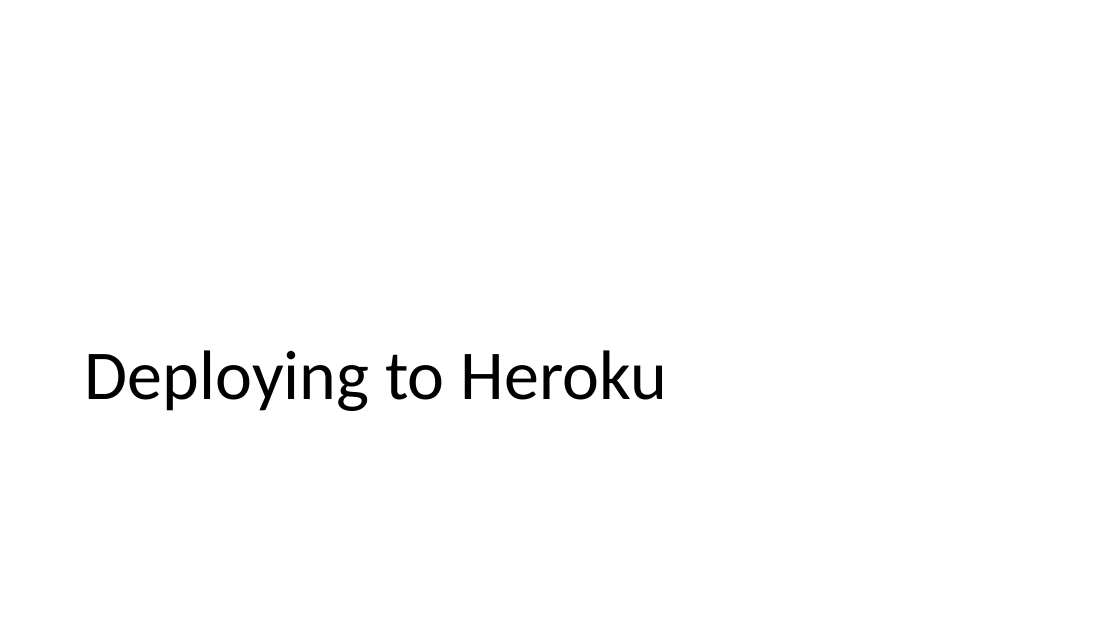
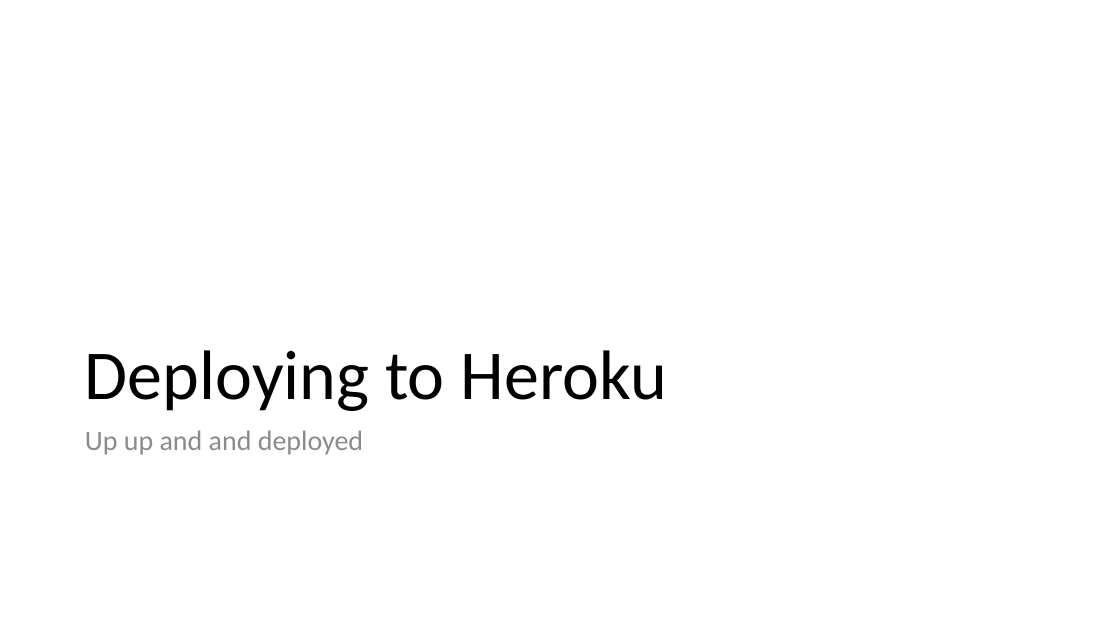
Before and after one commit to aibolit/SixOneFourEight, a slide deck: slide 21 of Presentation.pptx. Drawn at 1120x630 pixels with LibreOffice and Linux fonts; fonts in the diff are those of the drawing. Boxes give left, top, right and bottom in pixels: in the first picture for what was removed or moved away, otherwise in the second. Text is boxed around its words. In the diff, an @@ line names an element or a change of style, - is before the commit and + after.

```diff
--- a/Presentation.pptx
+++ b/Presentation.pptx
@@ text added at [85, 430, 363, 455], 24 pt, text #8C8C8C @@
+Up up and and deployed
```
Also in this commit, not shown: 3 other slides changed.
